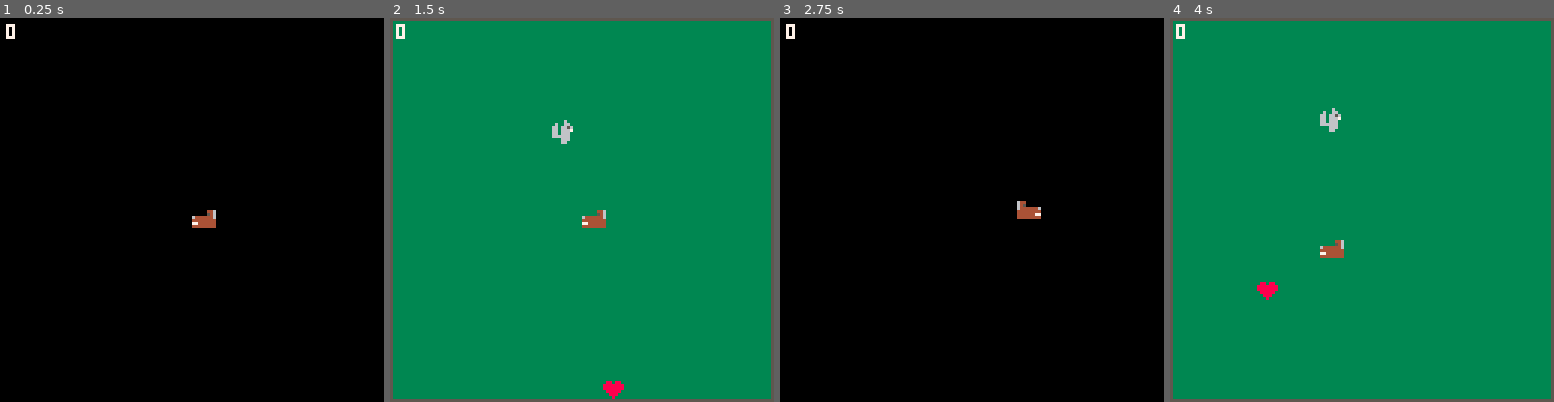
Above: before the commit, frames 1-4 (left to right).
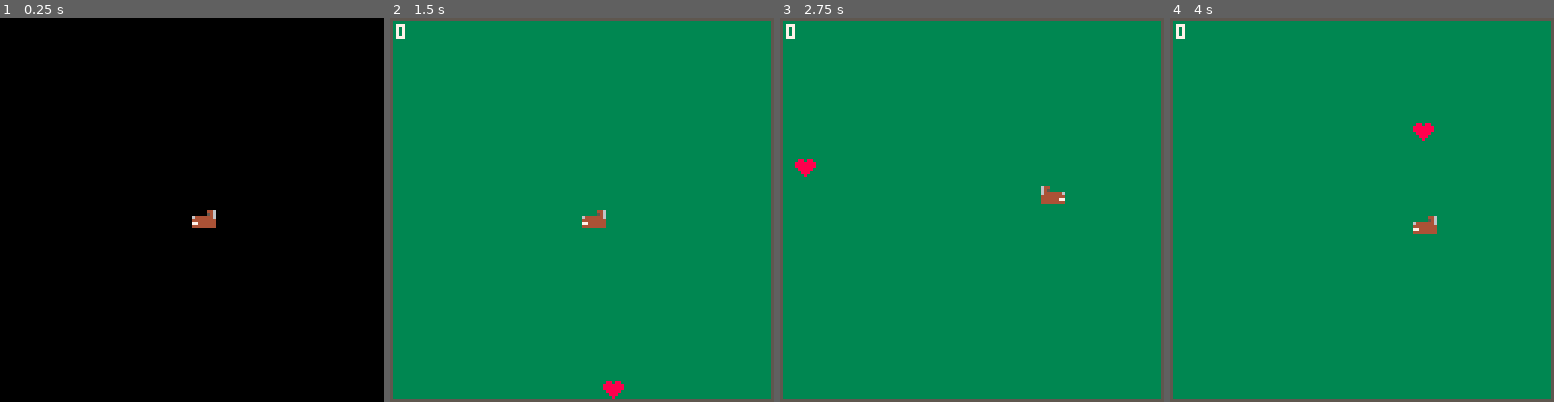
Above: after the commit, the same moments.

Repository: thaggie/pico-8-games
Game: PICO-8 cartridge maze.p8
The game is run twice, just before and just after one commit, with the same random seed, the same clock (stepped at 60 frames per second) and the same inputs.
Inputs:
- Up to frame 1 (0.25 s): no input
- Up to frame 2 (1.5 s): tap X (X key) at 0.33, 1.07 s; tap O (Z key) at 0.7 s
- Up to frame 3 (2.75 s): hold Right 1.6-2.1 s; tap O (Z key) at 1.7, 2.1, 2.5 s; tap X (X key) at 1.85 s; hold Up 2.15-2.42 s; hold Right from 2.47 s (still down)
- Up to frame 4 (4 s): tap O (Z key) at 2.9, 3.3, 3.7 s; tap X (X key) at 2.97 s; release Right at 3.03 s; hold Left 3.08-3.58 s; hold Down 3.63-3.97 s

The runs differ from the first frame. In frame 1, less than 0.1% of the frame differs, in the area x 1-4%, y 1-6%; in frame 2, 0.2%; in frame 3, 100%, in the area x 0-100%, y 0-100%; in frame 4, 1.0%.

Commit message:
Latest changes

Diff:
--- /dev/null
+++ b/game.p8
@@ -0,0 +1,271 @@
+pico-8 cartridge // http://www.pico-8.com
+version 16
+__lua__
+function _init()
+	player = {
+		x=59,
+		y=59,
+		dx=0,
+		dy=0,
+		max_dx=4,
+		max_dy=3,
+		acc=0.5,
+		boost=6,
+    h=8,
+    w=8
+	}
+
+	gravity=0.3
+	friction=0.85
+
+  hit=false
+end
+
+function _update()
+	player.dy += gravity
+	player.dx *= friction
+
+	if (btn(0)) then
+		player.dx -= player.acc
+	end
+
+	if (btn(1)) then
+		player.dx += player.acc
+  end
+
+  if (btnp(5) and (player.dy == gravity)) then
+		player.dy -= player.boost
+  end
+
+  if (player.dx > player.max_dx) then
+    player.dx = player.max_dx
+  end
+
+  if (player.dy > player.max_dy) then
+    player.dy = player.max_dy
+  end
+
+  if player.dx<0 then
+    if collide_map(player,"left",0) then
+      player.dx=0
+    end
+  end
+
+  if player.dy>0 then
+    if collide_map(player,"down",0) then
+        player.dy = 0
+        player.y-=((player.y+player.h+1)%8)-1
+    end
+  end
+
+  if player.dx>0 then
+    if collide_map(player,"right",0) then
+      player.dx=0
+    end
+  end
+
+  player.x += player.dx
+  player.y += player.dy
+
+  if (player.y > 110) then
+    player.y = 110
+    player.dy = 0
+  end
+
+  if (player.x > 128) then
+    player.x = -8
+  end
+
+  if (player.x < -8) then
+    player.x = 128
+  end
+
+
+
+end
+
+function collide_map(obj,aim,flag)
+  local x=obj.x
+  local y=obj.y
+  local w=obj.w
+  local h=obj.h
+
+  local x1=0
+  local y1=0
+  local x2=0
+  local y2=0
+
+  if aim=="left" then
+    x1=x-1  y1=y
+    x2=x    y2=y+h-1
+
+  elseif aim=="right" then
+    x1=x+w    y1=y
+    x2=x+w+1  y2=y+h-1
+
+  elseif aim=="up" then
+    x1=x+1    y1=y-1
+    x2=x+w-1  y2=y
+
+  elseif aim=="down" then
+    x1=x      y1=y+h
+    x2=x+w    y2=y+h
+  end
+
+  --pixels to tiles
+  x1/=8
+  y1/=8
+  x2/=8
+  y2/=8
+
+  if fget(mget(x1,y1), flag)
+  or fget(mget(x1,y2), flag)
+  or fget(mget(x2,y1), flag)
+  or fget(mget(x2,y2), flag) then
+      return true
+  else
+      return false
+  end
+
+end
+
+function _draw()
+  cls()
+  map(0,0)
+  spr(1, player.x, player.y)
+
+  rectfill(0, 118, 127, 127, 13)
+
+  print (hit)
+end
+…(106 lines of a section not shown)…
+__gff__
+0000000000000000000000000000000000000000000000000000000000000000000000000000000000000000000000000000000000000000000000000000000001010101010100000000000000000000010001010001000000000000000000000101010101010000000000000000000000000000000000000000000000000000
+0000000000000000000000000000000000000000000000000000000000000000000000000000000000000000000000000000000000000000000000000000000000000000000000000000000000000000000000000000000000000000000000000000000000000000000000000000000000000000000000000000000000000000
+__map__
+0000000000000000000000000000c00000000000000000000000000000000000000000000000000000000000000000000000000000000000000000000000000000000000000000000000000000000000000000000000000000000000000000000000000000000000000000000000000000000000000000000000000000000000
+0000000000000000000000000000000000000000000000000000000000000000000000000000000000000000000000000000000000000000000000000000000000000000000000000000000000000000000000000000000000000000000000000000000000000000000000000000000000000000000000000000000000000000
+0000000000000000000000000000000000000000000000000000000000000000000000000000000000000000000000000000000000000000000000000000000000000000000000000000000000000000000000000000000000000000000000000000000000000000000000000000000000000000000000000000000000000000
+0000000000000000000000000000000000000000000000000000000000000000000000000000000000000000000000000000000000000000000000000000000000000000000000000000000000000000000000000000000000000000000000000000000000000000000000000000000000000000000000000000000000000000
+0000000505000000000000000000000000000000000000000000000000000000000000000000000000000000000000000000000000000000000000000000000000000000000000000000000000000000000000000000000000000000000000000000000000000000000000000000000000000000000000000000000000000000
+0000000000000000000000000000000000000000000000000000000000000000000000000000000000000000000000000000000000000000000000000000000000000000000000000000000000000000000000000000000000000000000000000000000000000000000000000000000000000000000000000000000000000000
+0000000000000000000000000000000000000000000000000000000000000000000000000000000000000000000000000000000000000000000000000000000000000000000000000000000000000000000000000000000000000000000000000000000000000000000000000000000000000000000000000000000000000000
+0000000000000000000000000000000000000000000000000000000000000000000000000000000000000000000000000000000000000000000000000000000000000000000000000000000000000000000000000000000000000000000000000000000000000000000000000000000000000000000000000000000000000000
+0000000000000000000000000000000000000000000000000000000000000000000000000000000000000000000000000000000000000000000000000000000000000000000000000000000000000000000000000000000000000000000000000000000000000000000000000000000000000000000000000000000000000000
+0000545454545454545454000000520000000000000000000000000000000000000000000000000000000000000000000000000000000000000000000000000000000000000000000000000000000000000000000000000000000000000000000000000000000000000000000000000000000000000000000000000000000000
+0000545400000000000000000000520000000000000000000000000000000000000000000000000000000000000000000000000000000000000000000000000000000000000000000000000000000000000000000000000000000000000000000000000000000000000000000000000000000000000000000000000000000000
+0000000000004041414141414241420000000000000000000000000000000000000000000000000000000000000000000000000000000000000000000000000000000000000000000000000000000000000000000000000000000000000000000000000000000000000000000000000000000000000000000000000000000000
+4041414141416554540000005200520000000000000000000000000000000000000000000000000000000000000000000000000000000000000000000000000000000000000000000000000000000000000000000000000000000000000000000000000000000000000000000000000000000000000000000000000000000000
+5000000000000000000000005200520000000000000000000000000000000000000000000000000000000000000000000000000000000000000000000000000000000000000000000000000000000000000000000000000000000000000000000000000000000000000000000000000000000000000000000000000000000000
+5000000000000000000000005200520000000000000000000000000000000000000000000000000000000000000000000000000000000000000000000000000000000000000000000000000000000000000000000000000000000000000000000000000000000000000000000000000000000000000000000000000000000000
+…(6 lines of a section not shown)…
--- a/maze.p8
+++ b/maze.p8
@@ -31,13 +31,19 @@
 end
 
 function create_squirrel ()
+  width = 8
+  height = 8
+  local x = rnd() * (128 - width)
+  local y = rnd() * (128 - height)
+  local dx = (rnd() > 0.5) and -1 or 1
+  local dy = (rnd() > 0.5) and -1 or 1
   return {
-    x=20,
-    y=0,
-    dx=1,
-    dy=1,
-    width=7,
-    height=6
+    width = width,
+    height = height,
+    x = x,
+    y = y,
+    dx = dx,
+    dy = dy
   }
 end
 
@@ -46,7 +52,7 @@
   dog = create_dog()
   heart = create_heart()
 
-  squirrels = {create_squirrel()}
+  squirrels = {}
   mode = 1
 end
 
@@ -80,24 +86,27 @@
 function die()
     mode = 0
     sfx(2)
+    if score > high_score then
+      high_score = score
+    end
 end
 
 function game_update()
-  if (btn(0)) then
+  if (btn(0) and dog.x > 1) then
      dog.x = dog.x - 1
      dog.s = 1
   end
 
-  if (btn(1)) then
+  if (btn(1) and dog.x < 120) then
      dog.x = dog.x + 1
      dog.s = 0
   end
 
-  if (btn(2)) then
+  if (btn(2) and dog.y > 1) then
      dog.y = dog.y - 1
   end
 
-  if (btn(3)) then
+  if (btn(3) and dog.y < 120) then
      dog.y = dog.y + 1
   end
 
@@ -147,11 +156,12 @@
 function _init()
   game_init()
   mode = 0
+  high_score=0
 end
 
 function _update()
   if mode == 0 then
-    if btnp(5) then
+    if btnp(5) or btnp(4) then
       game_init()
     end
   else
@@ -163,7 +173,12 @@
   if mode == 0 then
     cls()
     spr(dog.s,dog.x,dog.y)
-    print(score, 2,2, 7)
+    if (score > 0) then
+      print(score .. " - your score", 2,2, 7)
+    end
+    if (high_score > 0) then
+      print(high_score .. " - high score", 2,9, 7)
+    end
 
   else
     game_draw()
Not shown, changed: 105 lines of the sprite sheet (__gfx__) section of game.p8
Not shown, changed: the music (__music__) section of game.p8
Not shown, changed: the sound effects (__sfx__) section of game.p8
Not shown, removed: copy.sh
